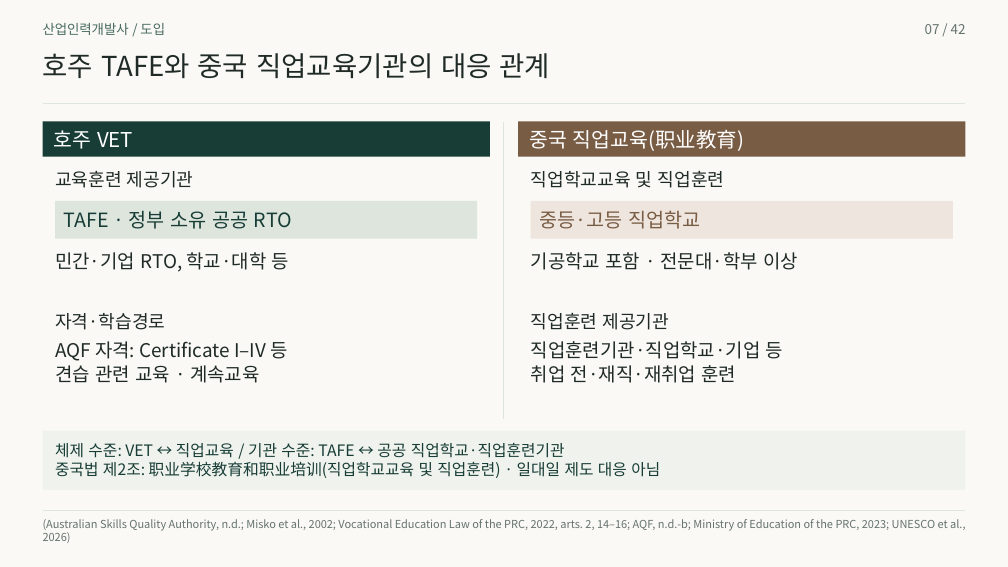
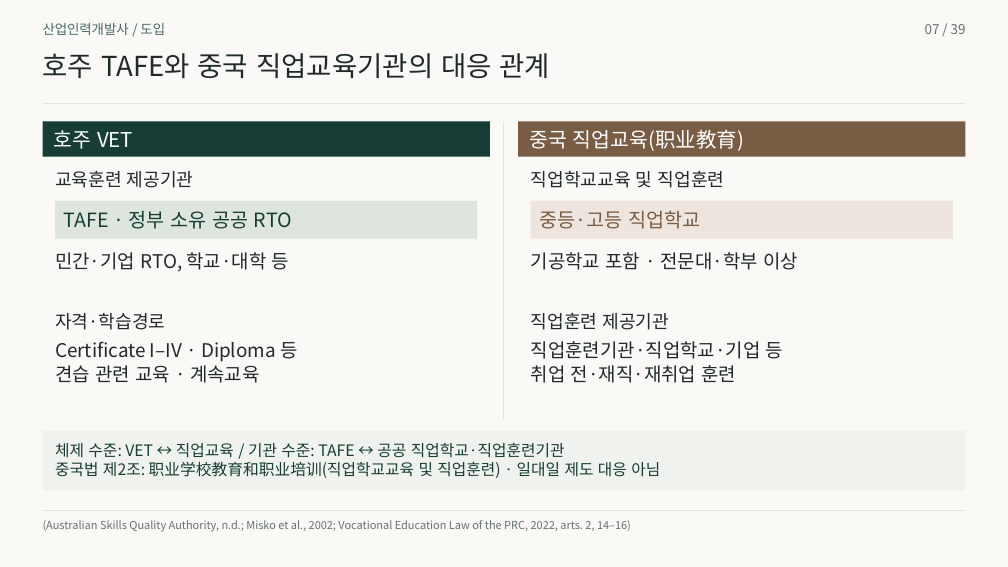
Before and after one commit to 01Chungee10/vet-history-rehearsal, a slide deck: slide 7 of au-cn-2026/presentation.pptx. Drawn at 1008x567 pixels with LibreOffice and Linux fonts; fonts in the diff are those of the drawing. Boxes give left, top, right and bottom in pixels: in the first picture for what was removed or moved away, otherwise in the second. Text is boxed around its words. In the diff, an @@ line names an element or a change of style, - is before the commit and + after.

```diff
--- a/au-cn-2026/presentation.pptx
+++ b/au-cn-2026/presentation.pptx
@@ text at (x1=925, y1=24, x2=966, y2=34): text changed @@
-07 / 42
+07 / 39
@@ text at (x1=55, y1=341, x2=297, y2=362): text changed @@
-AQF 자격: Certificate I–IV 등
+Certificate I–IV · Diploma 등
@@ text at (x1=43, y1=520, x2=631, y2=532): text changed @@
-(Australian Skills Quality Authority, n.d.; Misko et al., 2002; Vocational Education Law of the PRC, 2022, arts. 2, 14–16; AQF, n.d.-b; Ministry of Education of the PRC, 2023; UNESCO et al.,
+(Australian Skills Quality Authority, n.d.; Misko et al., 2002; Vocational Education Law of the PRC, 2022, arts. 2, 14–16)
@@ text removed at (x1=43, y1=532, x2=71, y2=543) @@
-2026)
```
Also in this commit, not shown: 38 other slides changed, 3 slides removed, 46 other files.
